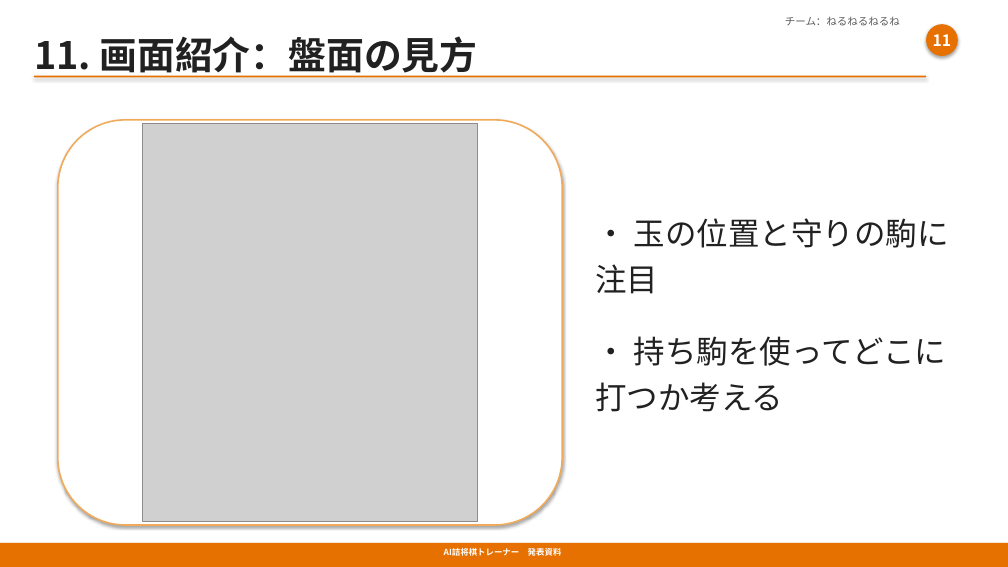
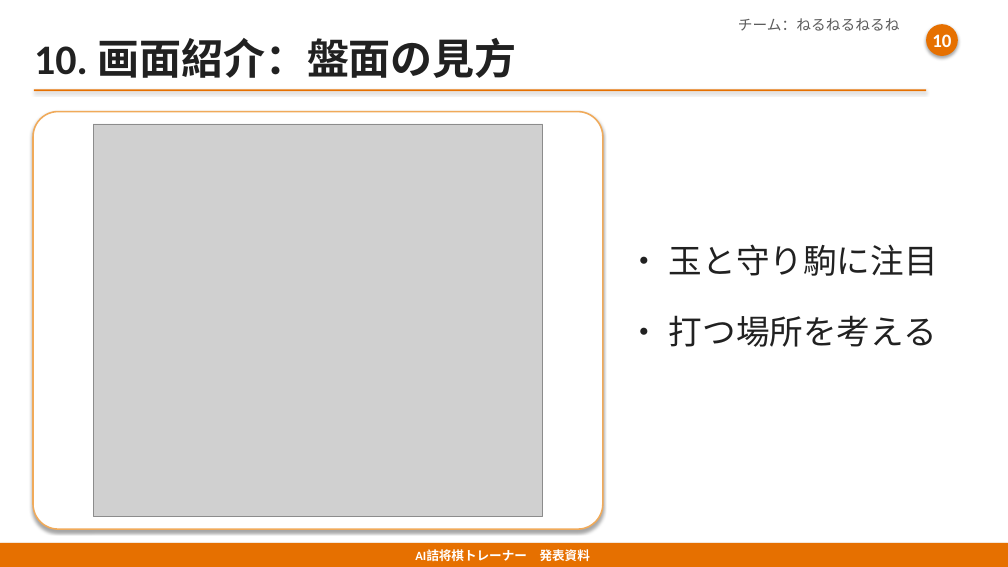
Before and after one commit to yoichi-project01/shogi-tsume-ai, a slide deck: slide 11 of AI詰将棋トレーナー_発表用.pptx (slide 12 before the commit). Drawn at 1008x567 pixels with LibreOffice and Linux fonts; fonts in the diff are those of the drawing; grey boxes stand for pictures. Boxes give left, top, right and bottom in pixels: in the first picture for what was removed or moved away, otherwise in the second. Text is boxed around its words. In the diff, an @@ line names an element or a change of style, - is before the commit and + after.

```diff
--- a/AI詰将棋トレーナー_発表用.pptx
+++ b/AI詰将棋トレーナー_発表用.pptx
@@ text "チーム：ねるねるねるね" at [738,18,900,31]: size 10 to 14 pt, font Noto Sans CJK JP to Calibri @@
@@ text at [34,38,517,78]: text changed; size 36 to 40 pt; font Noto Sans CJK JP to Calibri @@
-11. 画面紹介：盤面の見方
+10. 画面紹介：盤面の見方
@@ text in ellipse at [932,34,951,53]: text changed; size 15 to 18 pt; font Noto Sans CJK JP to Calibri @@
-11
+10
@@ rectangle: place and size @@
-rectangle at [34,76,926,78]
+rectangle at [34,89,926,91]
@@ rounded rectangle: place and size @@
-rounded rectangle at [58,120,563,526]
+rounded rectangle at [33,112,603,529]
@@ rounded rectangle at [33,112,603,529]: proportions changed @@
@@ picture: place and size @@
-picture at [142,124,478,522]
+picture at [93,124,543,516]
@@ text at [628,244,938,347]: text changed; size 30 to 32 pt; font Noto Sans CJK JP to Calibri @@
-・ 玉の位置と守りの駒に注目
-・ 持ち駒を使ってどこに打つか考える
+・ 玉と守り駒に注目
+・ 打つ場所を考える
@@ text "AI詰将棋トレーナー 発表資料" at [415,549,590,561]: size 8 to 12 pt, font Noto Sans CJK JP to Calibri @@
```
Also in this commit, not shown: 20 other slides changed, 1 slide removed, 1 other file.
